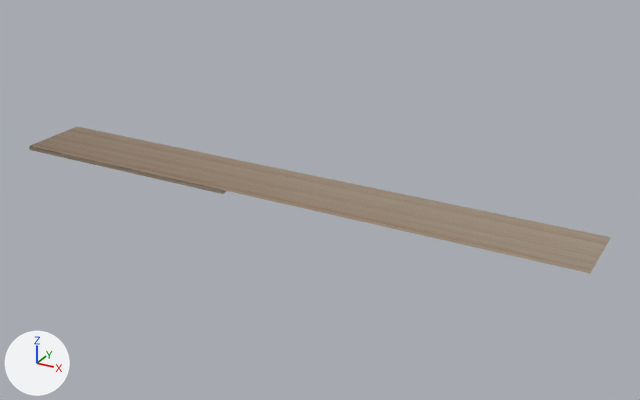
A saved change to the glTF model mueble02/models/horizontal/h2.gltf.
One viewpoint serves both versions: a camera (50 mm lens) standing at (3000.0, -3003.0, 1511.0) and looking at (1405.0, -104.0, 61.0). The lights are fixed; the arrows at lower left show +X, +Y and +Z.

Objects in the first picture: 'SIMPLE6.001', 'h2'.
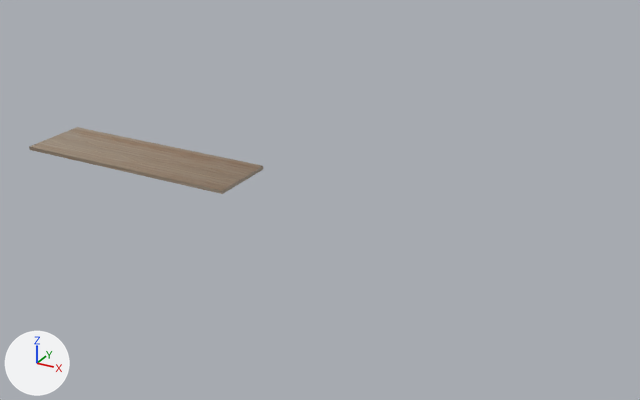
Changed parts and their boxes (x1, y1, x2, y2) in the pictures (640 x 400 px):
'SIMPLE6.001', deleted (brown)
    before: (30, 127, 611, 274)
'h2', unchanged, uncovered by the edit
    before: (29, 146, 227, 194)
    after: (29, 127, 263, 194)

What changed in the scene script:
```text
Remove ob_simple6_001:
    ob_simple6_001 = bpy.data.objects.new('SIMPLE6.001', me_simple6_001)
    ob_simple6_001.location = (0.0, 0.0, 0.0)
```
